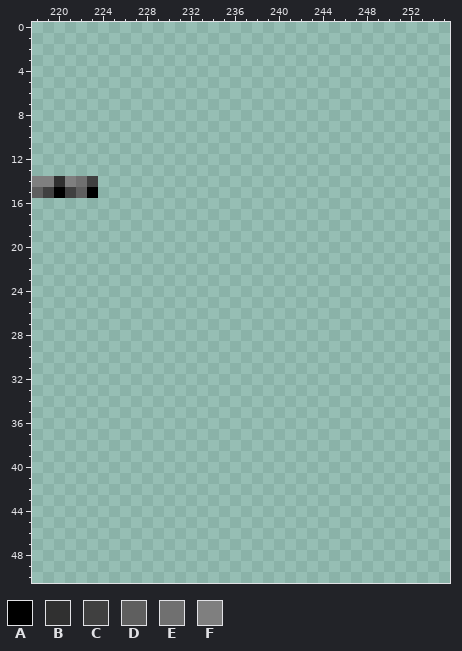
Two states of a pixel-art file, tiles.aseprite. Above: the version before the commit.
256x256 pixels, 1 frame. Colours within 5 levels of each other are drawn and written as one. Shown: x 218..255, y 0..50.
Visible layers, top first: "Shading" subtract, "Solids".
Palette (. is transparent): A #000000  B #303030  C #404040  D #5f5f5f  E #707070  F #7f7f7f
Pixels before, first column x 218:
14 FFBFEC
15 DCACDA
And afterwards:
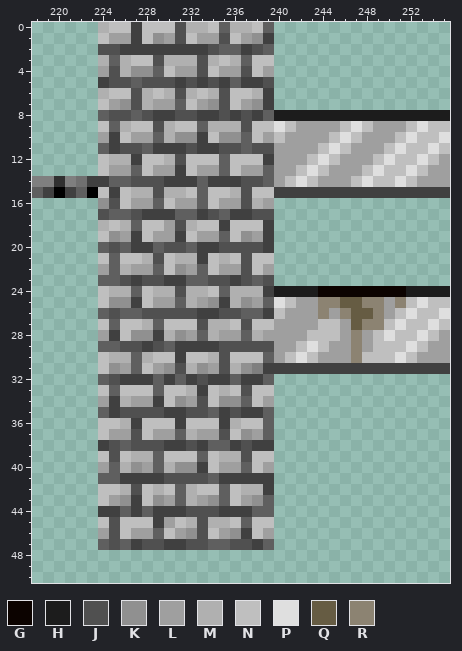
Colours new in this view: G #0c0300  H #1c1c1c  J #505050  K #909090  L #9f9f9f  M #b0b0b0  N #bfbfbf  P #dfdfdf  Q #665c43  R #8c8372
From old to new:
Changed rows in their new state; - is an unchanged pixel.
Layers "Shading", "Solids":
first column x 224:
 0 MNNCNNNJMMNDMMND----------------
 1 NLLCNKLJNLLJNLKC----------------
 2 JJCCCCCCCCJDDCJD----------------
 3 MDMNNJMMMJMNMDNN----------------
 4 LJMKKDNLLJNLLJNL----------------
 5 CJJDJJJCJCJCDCCJ----------------
 6 MNNJMNMJMNMJNNMC----------------
 7 NLKJMLLDNLKJNLKC----------------
 8 DJJDJCCJJCCJCJCDHHHHHHHHHHHHHHHH
 9 NDMNNJMNNDMMMJNNPNLLLLNPNLLLNPNN
10 LCNLLDMKKCNKKDNLNLLLLNPNLLLNPNNP
11 DCJJDCCCJCCJJDJJLLLLNPNLLLNPNNPN
12 NMMCNNMJNNNDNNNCLLLNPNLLLNPNNPNL
13 NLLDNLLCNLLDNLLDLLNPNLLLNPNNPNLL
14 CDDJJJCCCDCCCJJDLNPNLLLNPNNPNLLL
15 NCNMMJMMNDNNMJNNCCCCCCCCCCCCCCCC
16 KJNLLDNLLDNLLJML----------------
17 JDDJCCCDDCJDCCJJ----------------
18 MNMDNNLJMNNCNNNC----------------
19 NKLCNLLCNLLDNKLC----------------
20 DJDCCDJJDCCJJJJC----------------
21 NDNNMJNMMCNMNJNN----------------
22 LDMLLDNKLDNLLJNL----------------
23 DDJCJJCCDDJJCJDJ----------------
24 NMMDNMMJMMNDMMMCHHHHGGGGGGGGHHHH
25 NKKCNLLDMLKCMKLDPNLLRRQQRRLRNPNN
26 DJDDJJJJJCCJJDDCNLLLRLRQQRLNPNNP
27 NDNNMDNNNJMMNJNNLLLLNNLQRRNPNNPN
28 LCNKKCMKLDMLLDMLLLLNNNLRLNPNNPNL
29 DDJJCJDCCCCJJJJJLLNPNLLRLNNNPNLL
30 NMMDMNNCNNMJNNNDLNPNLLLRNNNPNLLL
31 NKLDNLKJMKLJMKFCCCCCCCCCCCCCCCCC
32 DJCCCDCDCJCCDCCD----------------
33 NDNNNDNNMCNMNJNN----------------
34 LCMLLCNKLJNKKDNL----------------
35 DCJJJJCCJJDCJCCD----------------
36 NNMCNNNCNNNCMNND----------------
37 NLLJNLLDMLLJNKLD----------------
38 CJDJJJCCJCDDCJCC----------------
39 NJNMMDNNNDNMMJNN----------------
40 LDMKLDMKKCNLLDNL----------------
41 DDCCCCJJJJDCCCCC----------------
42 NNMJNMNDMNNDNMMC----------------
43 NLKCNKLDMLKDNLKD----------------
44 CCDCDCCCJJJCCCDD----------------
45 NJNNNCLNMJMMNDNN----------------
46 LJNLLDNLKJNLKCNL----------------
47 DJDCJJCCJJDDJJCD----------------
